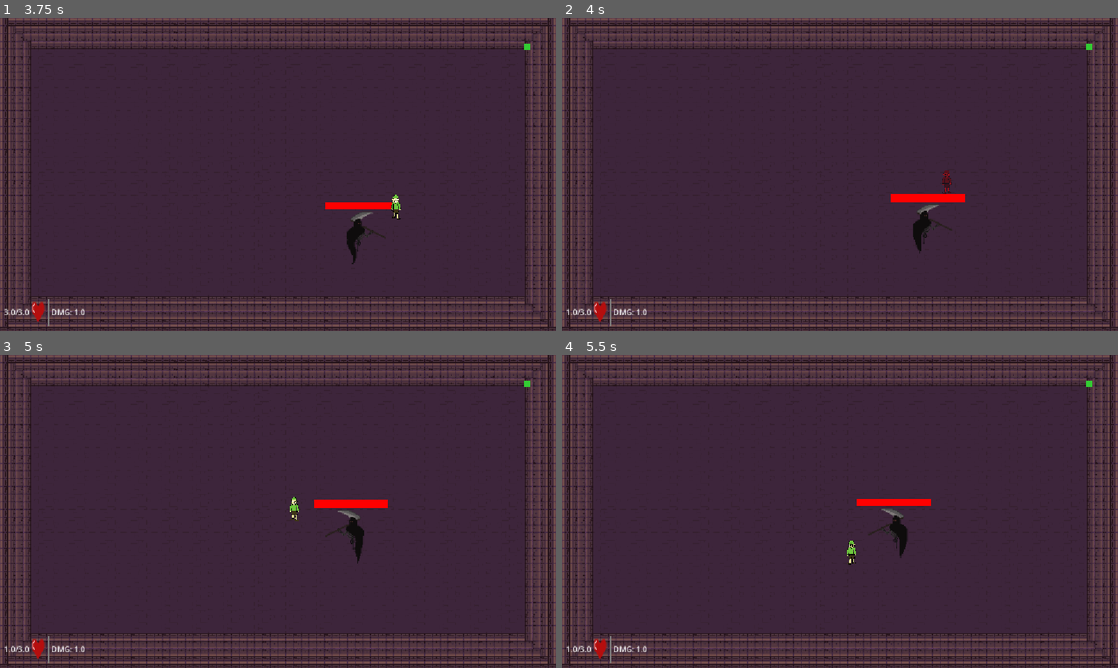
Above: before the commit, frames 1-4 (two rows, left to right).
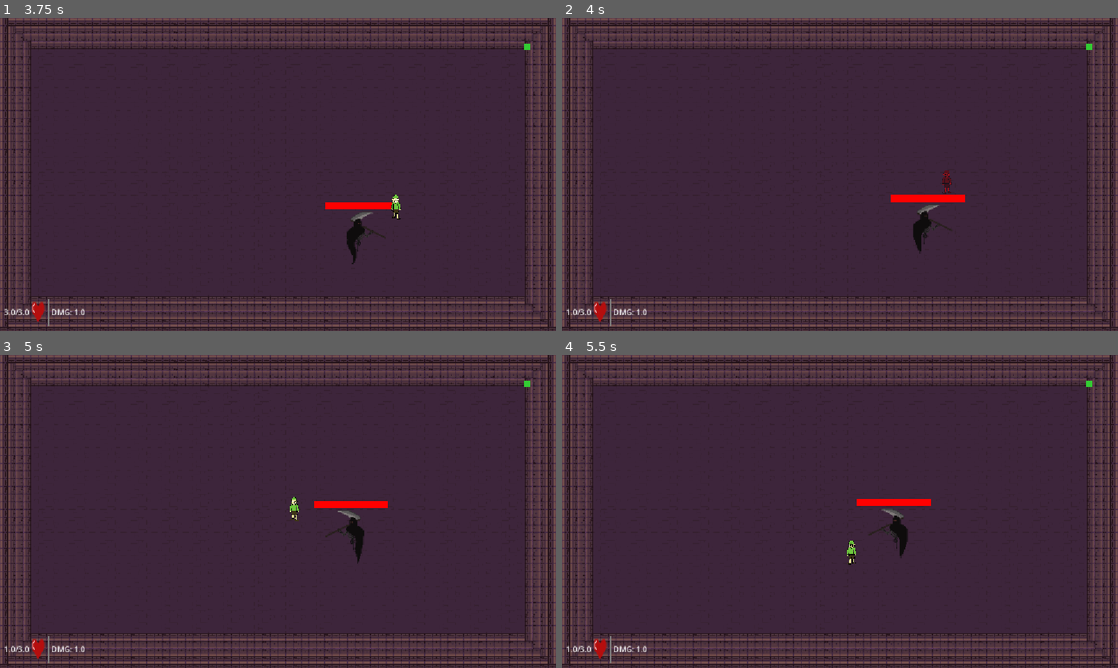
Above: after the commit, the same moments.

Repository: aradaynt/ZeldaRogueLite
Game: Godot game, scene res://scenes/treasure_room_1.tscn
Two runs of this game, one before a commit and one after it. Both use one fixed random seed, a clock stepped at 60 frames per second and the inputs below. This scene is started directly instead of the project's main scene. The engine's default icon, where the game draws it, is replaced by a stand-in: a white triangle on a blue panel in a dark square.
Inputs:
- Up to frame 1 (3.75 s): tap Enter (ui_accept) at 0.5, 0.77, 1.52, 3.02 s; hold Right (ui_right) 0.53-1.28 s; hold E (attack) 0.53-1.28 s; hold Down (ui_down) 1.28-2.03 s; tap E (attack) at 1.35, 2.85 s; hold Right (ui_right) 2.03-2.78 s; hold E (attack) 2.03-2.78 s; hold Up (ui_up) 2.78-3.53 s; hold Left (ui_left) from 3.53 s (still down); hold E (attack) from 3.53 s (still down)
- Up to frame 2 (4 s): keep holding Left (ui_left); keep holding E (attack); tap Enter (ui_accept) at 3.77 s
- Up to frame 3 (5 s): keep holding Left (ui_left); tap R (reload) at 4.15 s; release E (attack) at 4.28 s; tap E (attack) at 4.35 s; tap Enter (ui_accept) at 4.52 s
- Up to frame 4 (5.5 s): release Left (ui_left) at 5.03 s; hold Down (ui_down) from 5.03 s (still down); hold E (attack) from 5.03 s (still down)

Frame 1 is identical in both runs. In frame 2, less than 0.1% of the frame differs, in the area x 59-73%, y 56-64%; in frame 3, less than 0.1%, in the area x 56-70%, y 46-54%; in frame 4, less than 0.1%.

Commit message:
Made it so the boss can't hurt you while he is dying

Diff:
--- a/scenes/boss.tscn
+++ b/scenes/boss.tscn
@@ -491,6 +491,7 @@
 radius = 21.0
 
 [node name="Boss" type="CharacterBody2D" groups=["enemy"]]
+motion_mode = 1
 script = ExtResource("1_dlmty")
 
 [node name="AnimatedSprite2D" type="AnimatedSprite2D" parent="."]
--- a/scenes/spirit.tscn
+++ b/scenes/spirit.tscn
@@ -144,6 +144,7 @@
 height = 28.0
 
 [node name="Spirit" type="CharacterBody2D" groups=["enemy"]]
+motion_mode = 1
 script = ExtResource("1_ihfss")
 
 [node name="AnimatedSprite2D" type="AnimatedSprite2D" parent="."]
--- a/scripts/boss.gd
+++ b/scripts/boss.gd
@@ -64,6 +64,8 @@
 	move_and_slide()
 
 func start_attack():
+	if current_hp <= 0:
+		return
 	current_state = State.TELEGRAPH
 	danger_icon.visible = true
 
@@ -117,6 +119,7 @@
 		die()
 
 func die():
+	scythe_collision.set_deferred("disabled", true)
 	print("The Boss is defeated!")
 	current_state = State.TELEGRAPH
 	velocity = Vector2.ZERO
@@ -137,8 +140,9 @@
 	if body.name == "Player":
 		body.take_damage(2.0, global_position)
 
-
 func _on_animated_sprite_2d_frame_changed() -> void:
+	if current_hp <=0:
+		return
 	if anim.animation == "attacking":
 		if anim.frame >= 2 and anim.frame <= 10:
 			scythe_collision.disabled = false
@@ -147,7 +151,8 @@
 	else:
 		scythe_collision.disabled = true
 
-
 func _on_scythe_hitbox_body_entered(body: Node2D) -> void:
+	if current_hp <= 0:
+		return
 	if body.name == "Player":
 		body.take_damage(3.0, global_position)
Not shown, changed: Zelda Roguelite.pck
